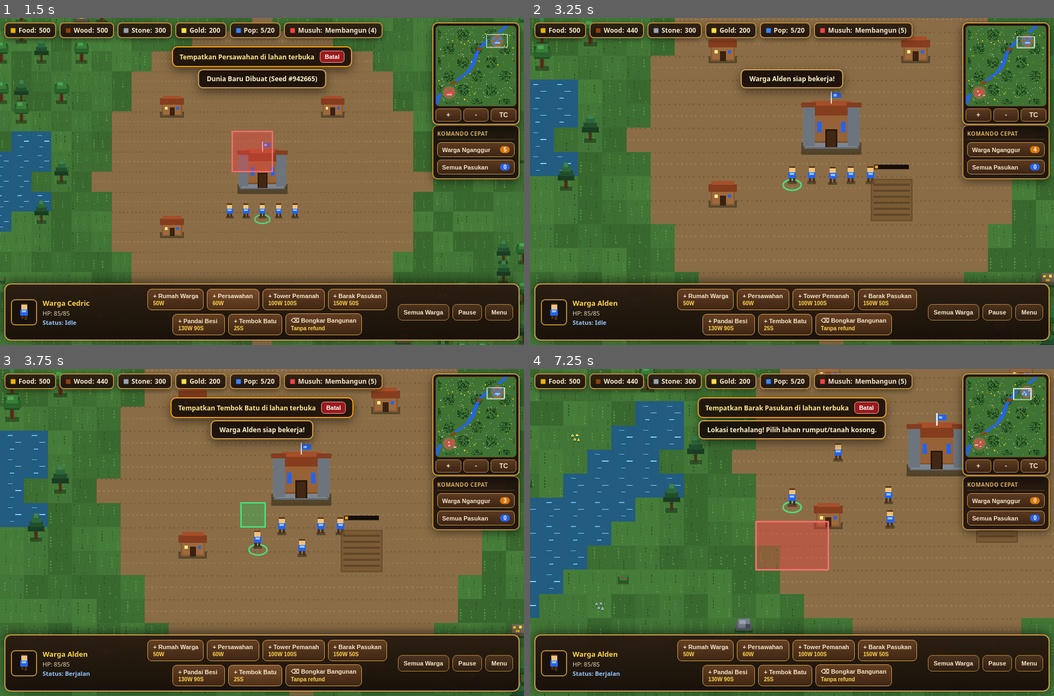
Above: before the commit, frames 1-4 (two rows, left to right).
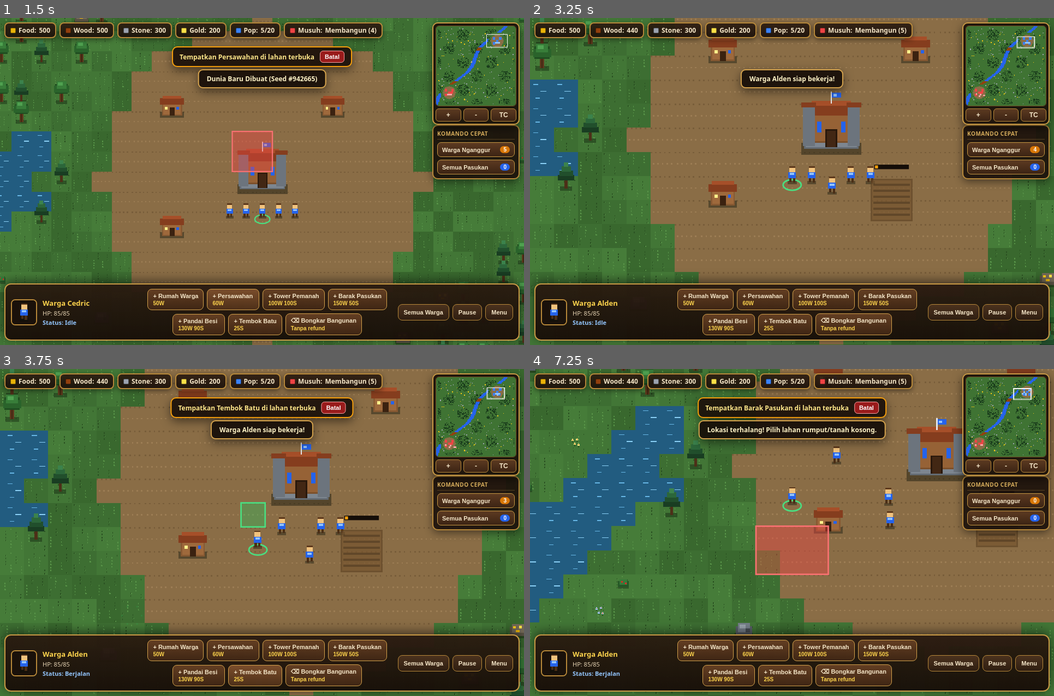
Above: after the commit, the same moments.

Repository: vexelkang-cell/gamepai
Game: browser game, page games/kingdom-war-2d/index.html
Same seed, same stepped clock (60 frames per second), same inputs: the game is played once before the commit and once after it.
Inputs (mouse positions are in pixels of both pictures, inside the frame that each line leads up to):
- Up to frame 1 (1.5 s): click "NEW GAME" at 0.27 s; click (262, 214) at 1.07 s; click "+ Persawahan 60W" at 1.27 s
- Up to frame 2 (3.25 s): click (687, 148) at 1.67 s; click "+" at 1.87 s; press the mouse at (896, 132) at 2.27 s; release the mouse at (792, 116) at 2.4 s; click "TC" at 2.47 s; click (870, 246) at 2.87 s; click "Warga Nganggur 4" at 3.07 s
- Up to frame 3 (3.75 s): click (131, 614) at 3.47 s; click "+ Tembok Batu 25S" at 3.67 s
- Up to frame 4 (7.25 s): press the mouse at (792, 467) at 4.07 s; release the mouse at (739, 646) at 4.2 s; click "⌫ Bongkar Bangunan Tanpa refu…" at 4.27 s; click (949, 548) at 4.67 s; click "Semua Warga" at 4.87 s; click (634, 532) at 5.27 s; click "Semua Pasukan 0" at 5.47 s; press the mouse at (739, 646) at 5.87 s; release the mouse at (687, 499) at 6 s; click "+ Barak Pasukan 150W 50S" at 6.07 s; click (844, 418) at 6.47 s; click "Warga Nganggur 0" at 6.67 s; click (792, 565) at 7.07 s

Frame 1 is identical in both runs. In frame 2, 0.1% of the frame differs, in the area x 56-87%, y 22-54%; in frame 3, 0.1%; in frame 4, 5.9%, in the area x 0-100%, y 0-100%.

Commit message:
Improve smooth dynamic unit path rerouting

Diff:
--- a/games/kingdom-war-2d/index.html
+++ b/games/kingdom-war-2d/index.html
@@ -1996,6 +1996,7 @@
         this.lastCheckY = y;
         this.stuckTimer = 0;
         this.stuckCount = 0;
+        this.lastMoveBlocked = false;
       }
 
       resetNavigation() {
@@ -2126,26 +2127,35 @@
         const arrived = this.moveStepDirect(wp.x, wp.y, dt, world);
         if (arrived) {
           this.waypoints.shift();
+          this.stuckTimer = 0;
+          this.lastMoveBlocked = false;
           return this.waypoints.length === 0;
         }
 
-        // Deteksi jalan buntu / tersangkut rintangan dinamis
-        this.stuckTimer += dt;
-        if (this.stuckTimer >= 0.45) {
+        // Jika jalur tertutup unit yang sedang bergerak, hitung ulang dengan
+        // posisi terbaru. Interval pendek membuat unit segera berbelok,
+        // bukan diam lama lalu tampak meloncat ke jalur baru.
+        if (this.lastMoveBlocked) {
+          this.stuckTimer += dt;
+          if (this.stuckTimer >= 0.14) {
+            this.stuckTimer = 0;
+            this.waypoints = this.findPathAroundUnits(goalX, goalY, world);
+          }
+        } else {
+          this.stuckTimer = 0;
+        }
+
+        // Pengaman untuk rintangan yang tidak bergerak / jalur buntu.
+        this.stuckCount += dt;
+        if (this.stuckCount >= 0.9) {
+          this.stuckCount = 0;
           const moved = Math.hypot(this.x - this.lastCheckX, this.y - this.lastCheckY);
           this.lastCheckX = this.x;
           this.lastCheckY = this.y;
-          this.stuckTimer = 0;
-
           if (moved < 5) {
-            this.stuckCount++;
-            this.escapeDeadEnd(world);
             this.waypoints = this.findPathAroundUnits(goalX, goalY, world);
-          } else {
-            this.stuckCount = 0;
-          }
-        }
-
+          }
+        }
         return false;
       }
 
@@ -2187,18 +2197,30 @@
         const dx = tx - this.x;
         const dy = ty - this.y;
         const dist = Math.hypot(dx, dy);
+        this.lastMoveBlocked = false;
         if (dist <= 4) return true;
 
-        const step = Math.min(dist, this.speed * dt);
-        const nx = clamp(this.x + (dx / dist) * step, 20, CONFIG.WORLD_WIDTH - 20);
-        const ny = clamp(this.y + (dy / dist) * step, 20, CONFIG.WORLD_HEIGHT - 20);
+        // Gerak dipecah menjadi langkah kecil. Setiap langkah diperiksa
+        // terhadap unit lain sehingga tidak ada frame yang menembus karakter.
+        let remaining = Math.min(dist, this.speed * Math.min(dt, 0.05));
+        const dirX = dx / dist;
+        const dirY = dy / dist;
         if (Math.abs(dx) > 0.05) this.facingLeft = dx < 0;
 
-        if (this.canOccupyUnitPosition(nx, ny, world)) {
+        while (remaining > 0.001) {
+          const part = Math.min(4, remaining);
+          const nx = clamp(this.x + dirX * part, 20, CONFIG.WORLD_WIDTH - 20);
+          const ny = clamp(this.y + dirY * part, 20, CONFIG.WORLD_HEIGHT - 20);
+          if (!this.canOccupyUnitPosition(nx, ny, world)) {
+            this.lastMoveBlocked = true;
+            break;
+          }
           this.x = nx;
           this.y = ny;
-        }
-        return false;
+          remaining -= part;
+        }
+
+        return Math.hypot(tx - this.x, ty - this.y) <= 4;
       }
 
       updateAnimation(dt, isMoving) {
